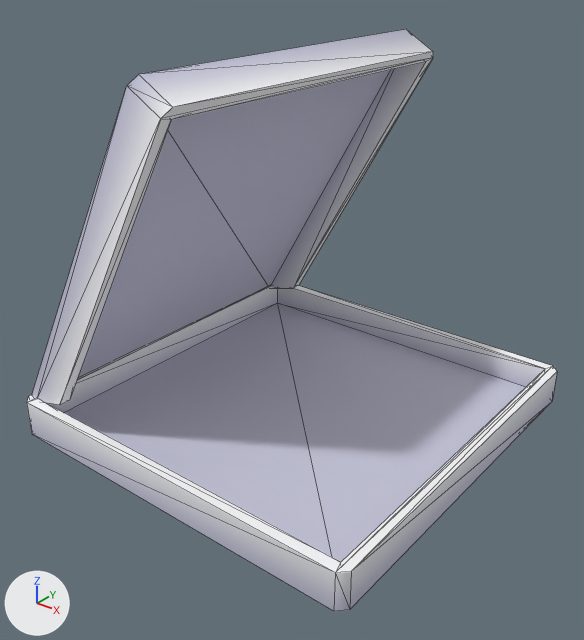
A saved change to the glTF model assets/props/food/pizza-box.glb.
Both versions are drawn from a 50 mm camera at (1.068, -1.368, 1.104) aimed at (0.027, -0.067, 0.298). Every picture has the same lights, and +X, +Y and +Z are marked at lower left. The older version comes first. Mesh edges are drawn as thin lines. Vertices at exactly the same position are counted once.

Objects in the first picture: 'lid', 'pizza-box'.
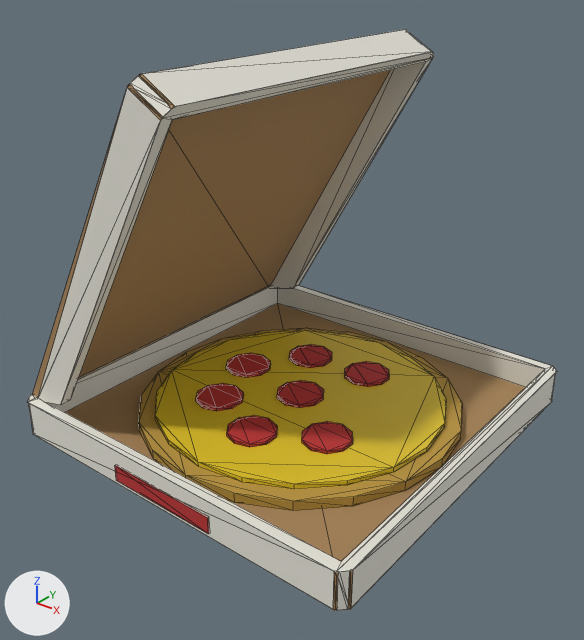
Where the change shows, as pixel boxes [x1, y1, x2, y2] in the pictures (584 x 640 px):
'pizza-box', reshaped, moved, rescaled: before [27, 285, 557, 611]; after [28, 285, 557, 611]
'lid', reshaped, moved, rescaled: [32, 29, 433, 405] in both
part 1 of me_pizza_box, added (yellow): after [139, 328, 462, 511]
part 2 of me_pizza_box, added (yellow): after [155, 330, 446, 489]
part 3 of me_pizza_box, added (red): after [277, 380, 324, 408]
part 4 of me_pizza_box, added (red): after [345, 361, 389, 387]
part 5 of me_pizza_box, added (red): after [289, 344, 332, 368]
part 6 of me_pizza_box, added (red): after [226, 353, 271, 378]
part 7 of me_pizza_box, added (red): after [196, 383, 243, 411]
part 8 of me_pizza_box, added (red): after [227, 415, 277, 447]
part 9 of me_pizza_box, added (red): after [302, 421, 353, 454]
part 10 of me_pizza_box, added (red): after [115, 465, 209, 534]
part 11 of me_pizza_box, added: after [28, 373, 556, 610]
part 12 of me_pizza_box, recoloured: before [64, 303, 526, 562]; after [33, 303, 526, 611]
part 13 of me_pizza_box, recoloured: [28, 285, 557, 572] in both
part 14 of me_lid, cut back: [32, 29, 432, 405] in both
part 15 of me_lid, recoloured (darker): [78, 70, 390, 378] in both
part 16 of me_lid, recoloured: [61, 51, 433, 404] in both

Edits to the bpy script that builds the scene:
```text
Add mat_kraft:
    mat_kraft = principled_material('kraft')
    mat_kraft.base_color = (0.4, 0.24, 0.1)  # brown #aa8659
    mat_kraft.roughness = 0.8
Add mat_paper:
    mat_paper = principled_material('paper')
    mat_paper.base_color = (0.8, 0.78, 0.7)  # white #e7e5da
    mat_paper.roughness = 0.9
Change me_pizza_box:
    remove me_pizza_box.from_pydata(...)  # 24 vertices, 44 faces; spans x -0.471..0.471, y -0.476..0.476, z 0.0..0.09
    add me_pizza_box.from_pydata(...)  # 316 vertices, 536 faces; spans x -0.471..0.471, y -0.478..0.476, z 0.0..0.09
    me_pizza_box part 1: a new loose piece, a 20-sided cylinder along z spanning x -0.401..0.401, y -0.401..0.401, z 0.02..0.044, in mat_ochre (yellow #bc973f)
    me_pizza_box part 2: a new loose piece, a 20-sided cylinder along z spanning x -0.361..0.361, y -0.361..0.361, z 0.044..0.056, in mat_hazard (yellow #e1c427)
    me_pizza_box part 3: a new loose piece, a 10-sided cylinder along z spanning x -0.0571..0.0571, y -0.06..0.06, z 0.056..0.064, in mat_red (red #bc3030)
    me_pizza_box part 4: a new loose piece, a 10-sided cylinder along z spanning x 0.016..0.1301, y 0.1267..0.2467, z 0.056..0.064, in mat_red (red #bc3030)
    me_pizza_box part 5: a new loose piece, a 10-sided cylinder along z spanning x -0.1574..-0.0433, y 0.1135..0.2335, z 0.056..0.064, in mat_red (red #bc3030)
    me_pizza_box part 6: a new loose piece, a 10-sided cylinder along z spanning x -0.2553..-0.1412, y -0.0303..0.0897, z 0.056..0.064, in mat_red (red #bc3030)
    me_pizza_box part 7: a new loose piece, a 10-sided cylinder along z spanning x -0.2039..-0.0898, y -0.1965..-0.0765, z 0.056..0.064, in mat_red (red #bc3030)
    me_pizza_box part 8: a new loose piece, a 10-sided cylinder along z spanning x -0.0419..0.0722, y -0.2599..-0.1399, z 0.056..0.064, in mat_red (red #bc3030)
    me_pizza_box part 9: a new loose piece, a 10-sided cylinder along z spanning x 0.1086..0.2228, y -0.1728..-0.0528, z 0.056..0.064, in mat_red (red #bc3030)
    me_pizza_box part 10: a new loose piece, a box spanning x -0.14..0.14, y -0.4779..-0.4729, z 0.01..0.05, in mat_red (red #bc3030)
    me_pizza_box part 11: a new loose piece of 64 vertices spanning x -0.471..0.471, y -0.476..0.476, z 0.0..0.09
    me_pizza_box part 12: 8 faces spanning x -0.471..0.471, y -0.476..0.476, z 0.0..0.02 switch from mat_colormap to mat_kraft (brown #aa8659)
    me_pizza_box part 13: 20 faces spanning x -0.471..0.471, y -0.476..0.476, z 0.02..0.09 switch from mat_colormap to mat_paper (white #e7e5da)
    add me_pizza_box.materials.append(mat_ochre)  # yellow #bc973f
    add me_pizza_box.materials.append(mat_hazard)  # yellow #e1c427
    add me_pizza_box.materials.append(mat_red)  # red #bc3030
Change me_lid:
    used by ob_lid; parent = ob_pizza_box; location = (-0.242, 0.0, 0.486); rotation_euler = (0.0, 2.094, 0.0), in degrees (0, 120, 0)
    remove me_lid.from_pydata(...)  # 22 vertices, 40 faces; spans x -0.457..0.457, y -0.448..0.448, z 0.0..0.09
    add me_lid.from_pydata(...)  # 56 vertices, 84 faces; spans x -0.457..0.457, y -0.448..0.448, z 0.0..0.09
    me_lid part 14
    12 faces are deleted
    26 vertices are added at x -0.457..-0.431, y -0.448..0.448, z 0.0..0.09
    8 new vertices lie (0.0, 0.0, 0.077) away from vertices in x -0.454..-0.436, y -0.445..0.445, z 0.0..0.013
    38 new faces join them, mat_kraft (brown #aa8659)
    18 new faces join them, mat_paper (white #e7e5da)
    me_lid part 15: 10 faces spanning x -0.457..0.457, y -0.448..0.448, z 0.0..0.02 switch from mat_colormap to mat_kraft (brown #aa8659)
    me_lid part 16: 18 faces spanning x -0.457..0.457, y -0.448..0.448, z 0.02..0.09 switch from mat_colormap to mat_paper (white #e7e5da)
Change ob_pizza_box:
    ob_pizza_box.location: (0.0, 0.0, 0.0) -> (0.0, 0.001, 0.0)
    ob_pizza_box.scale: (1.0, 1.0, 1.0) -> (1.0, 0.998, 1.0)
```
